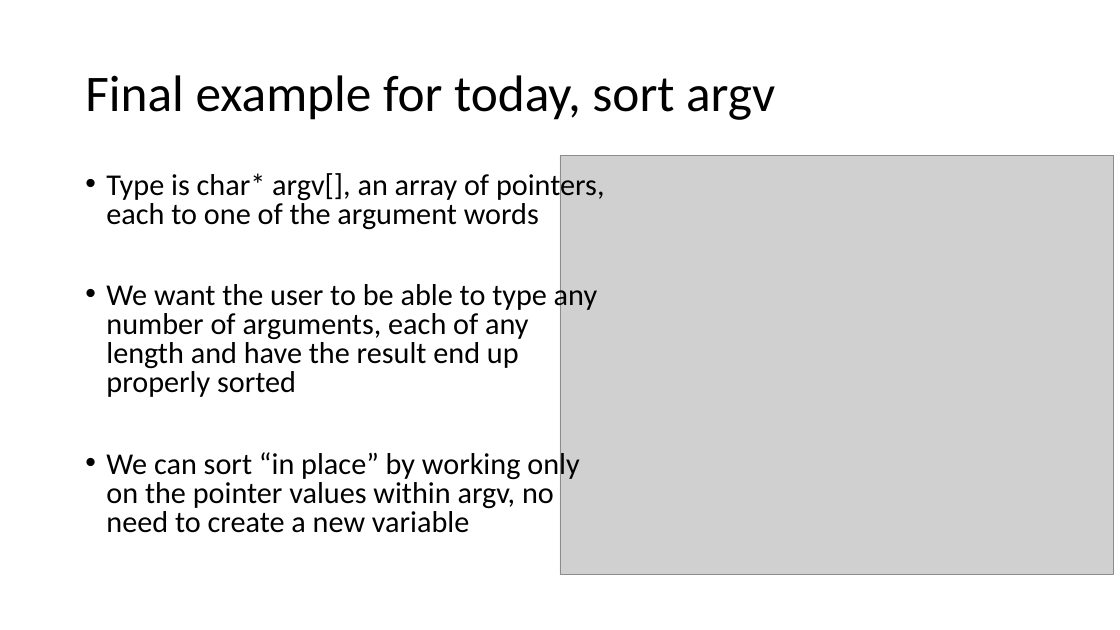
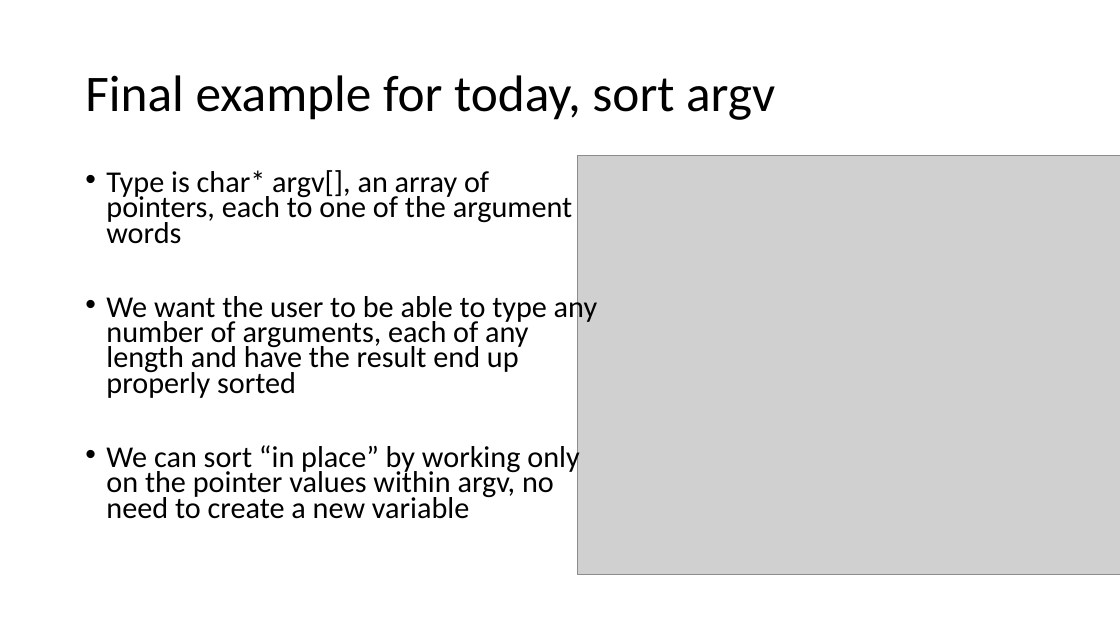
Before and after one commit to dmeger/COMP206_Fall2018_Lectures_Public, a slide deck: slide 25 of Slides/Lecture11-2DArrays.pptx (slide 24 before the commit). Drawn at 1120x630 pixels with LibreOffice and Linux fonts; fonts in the diff are those of the drawing; grey boxes stand for pictures. Boxes give left, top, right and bottom in pixels: in the first picture for what was removed or moved away, otherwise in the second. Text is boxed around its words. In the diff, an @@ line names an element or a change of style, - is before the commit and + after.

```diff
--- a/Slides/Lecture11-2DArrays.pptx
+++ b/Slides/Lecture11-2DArrays.pptx
@@ text "Type is char* argv[], an ..." at (106, 170, 597, 519): line spacing 0.8 to 0.7 @@
@@ picture: place and size @@
-picture at (560, 155, 1115, 575)
+picture at (577, 155, 1120, 575)
```
Also in this commit, not shown: 1 other slide changed, 1 slide added.
